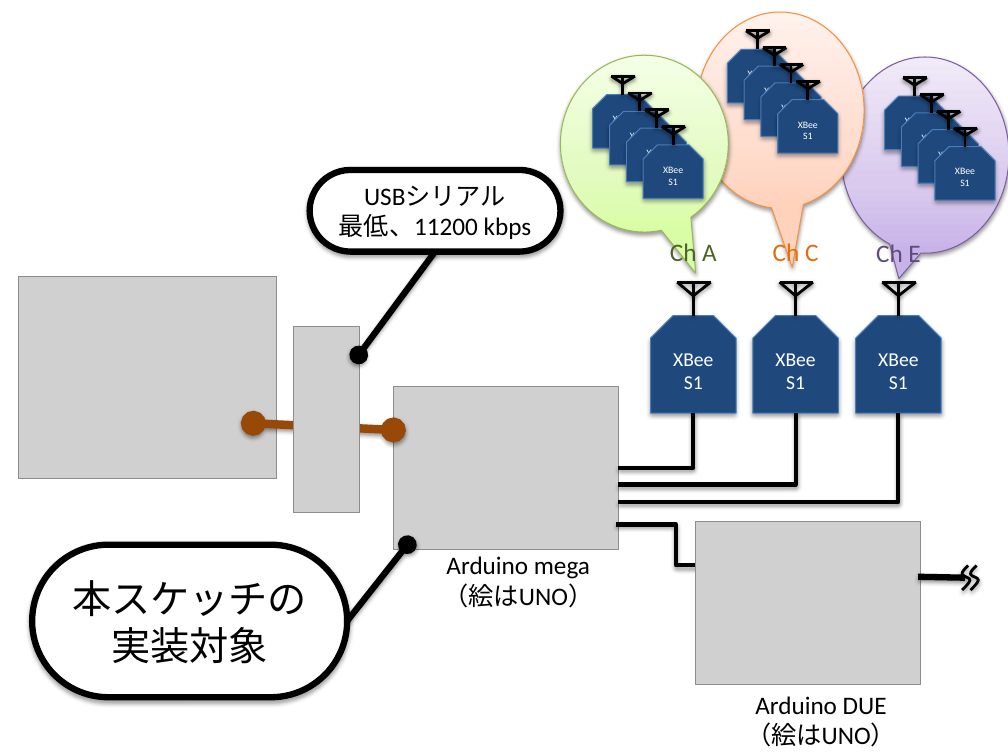
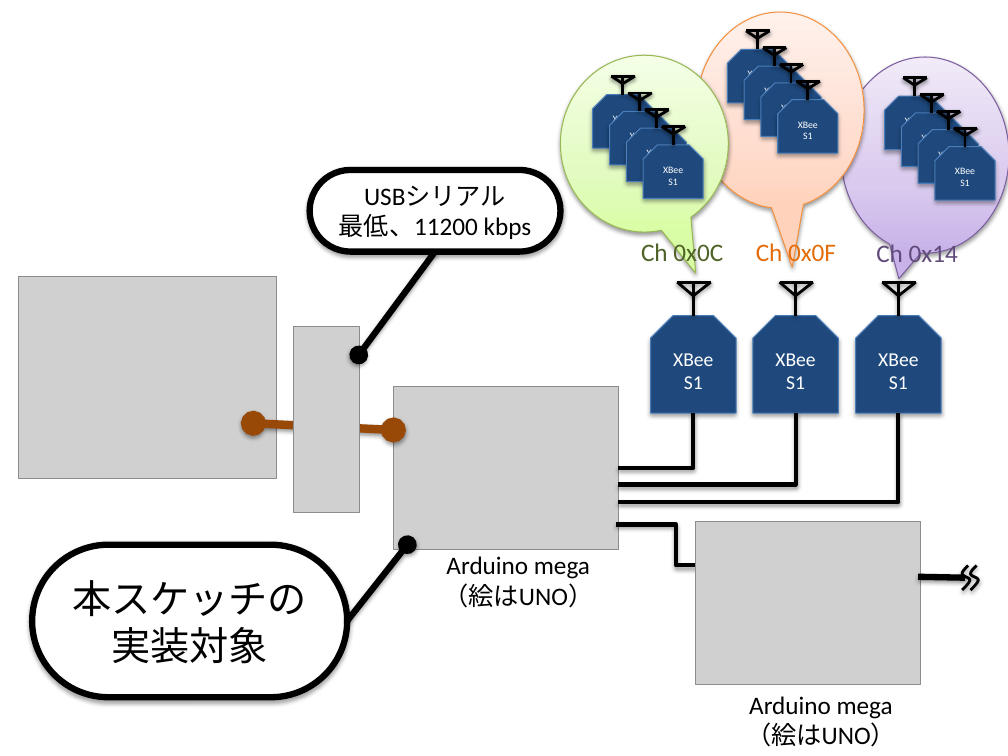
Before and after one commit to KatsuhiroMorishita/Wireless-LED-control, a slide deck: slide 1 of order_switch/設計.pptx. Drawn at 1008x756 pixels with LibreOffice and Linux fonts; fonts in the diff are those of the drawing; grey boxes stand for pictures. Boxes give left, top, right and bottom in pixels: in the first picture for what was removed or moved away, otherwise in the second. Text is boxed around its words. In the diff, an @@ line names an element or a change of style, - is before the commit and + after.

```diff
--- a/order_switch/設計.pptx
+++ b/order_switch/設計.pptx
@@ text at [641,240,723,267]: text changed @@
-Ch A
+Ch 0x0C
@@ text at [756,240,836,267]: text changed @@
-Ch C
+Ch 0x0F
@@ text at [876,241,958,268]: text changed @@
-Ch E
+Ch 0x14
@@ text at [749,696,893,719]: text changed @@
-Arduino DUE
+Arduino mega
```
Also in this commit, not shown: 2 other files.
